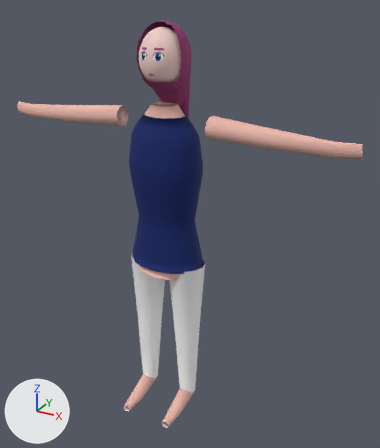
The glTF model crates/lumen-factory/assets/seraphine.glb as it was, and as the next commit left it.
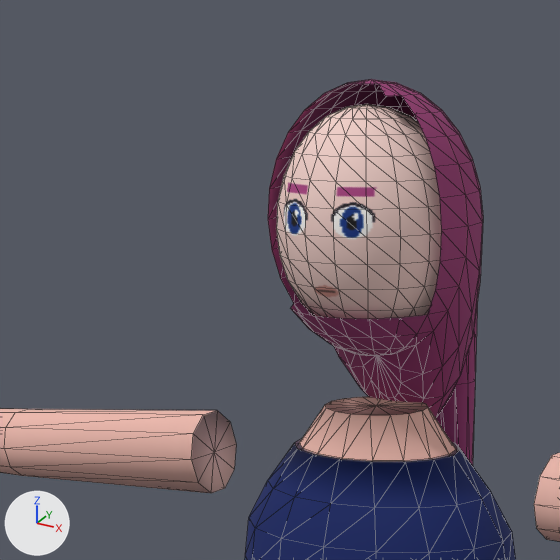
Each version is shown whole from a camera (50 mm lens) standing at (1.128, -1.836, 1.889) and looking at (0.09, 0.052, 0.945), then close up on the part from 18% to 56% of the width and 0% to 32% of the height. Lighting does not change. The marker at lower left points along +X, +Y and +Z. The first two pictures are the older version. The close-ups show mesh edges as thin lines. Vertices at exactly the same position are counted once.

Objects in the first close-up: 'BaseMesh'.
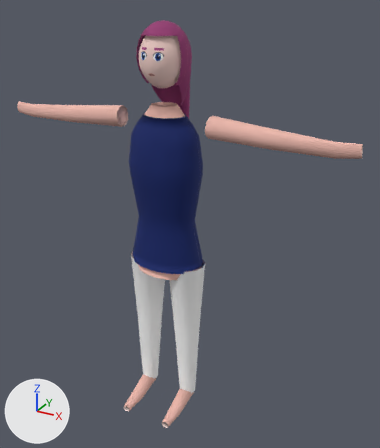
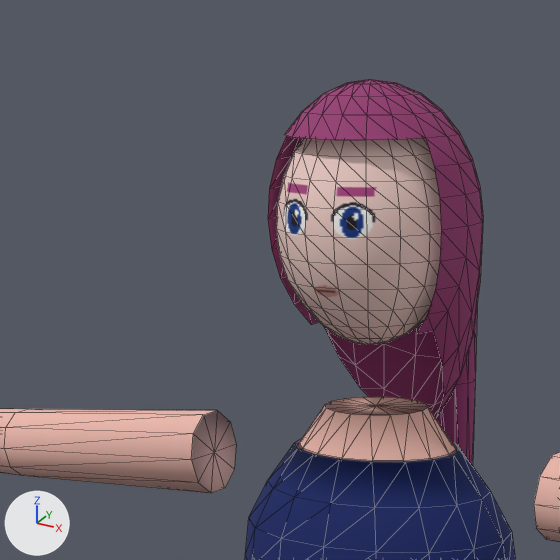
Where the change shows, as pixel boxes (x1, y1, x2, y2) in the close-ups (560 x 560 px):
part 1 of me_basemesh, added (purple): after (285, 83, 425, 140)
part 2 of me_basemesh, cut back: before (291, 303, 444, 418); after (302, 303, 387, 339)

The change in detail:
me_basemesh is used by ob_basemesh; location (0.0, 0.0, 0.0).
me_basemesh had 1384 vertices, 2666 faces and spanned x -0.8..0.8, y -0.23..0.19, z 0.01..1.79.
me_basemesh now has 1334 vertices, 2582 faces and spans x -0.8..0.8, y -0.23..0.19, z 0.01..1.79.
Part 1, on me_basemesh:
16 vertices are added at x -0.06..0.06, y -0.09..-0.04, z 1.74..1.78.
38 new faces join them, mat_hair (picture img_atlas).
Part 2, on me_basemesh:
66 vertices are removed from x -0.06..0.06, y -0.09..0.05, z 1.45..1.58.
134 faces are deleted.
2 vertices move within x -0.03..0.03, y -0.06, z 1.56.
12 new faces join them, mat_head (picture img_atlas).
